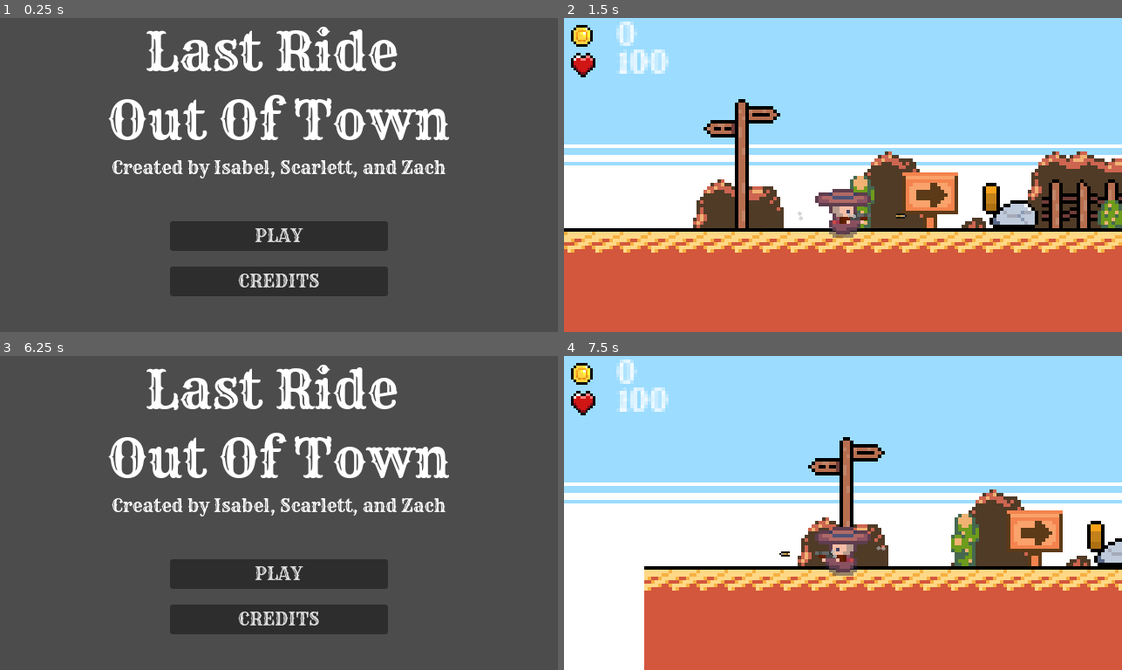
Above: before the commit, frames 1-4 (two rows, left to right).
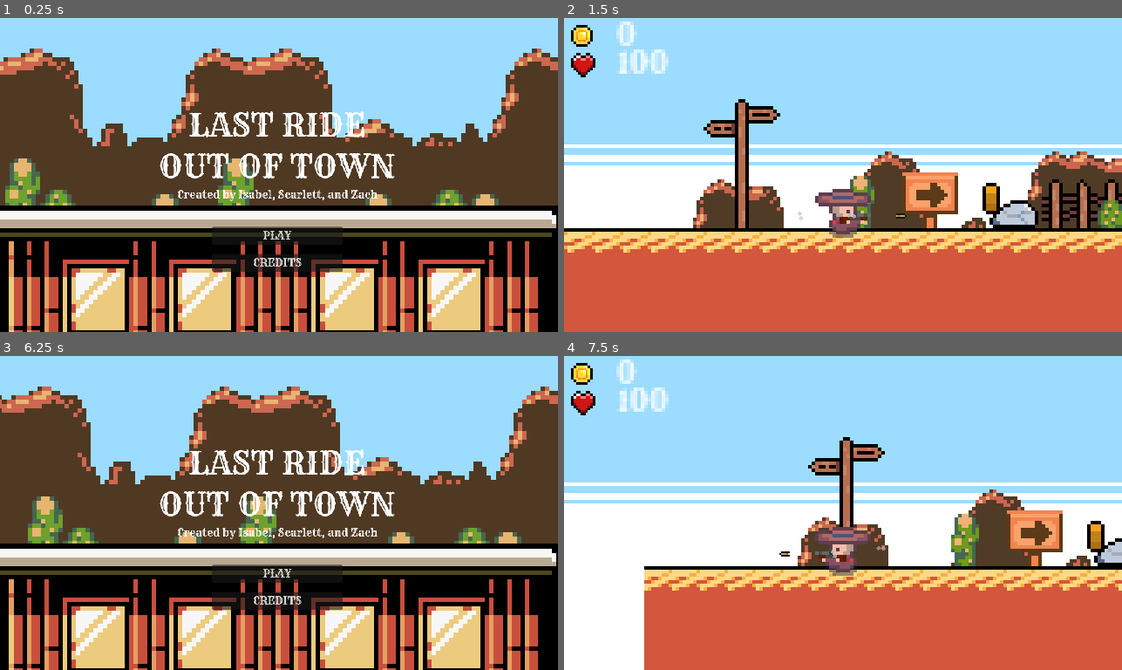
Above: after the commit, the same moments.

Repository: iltusing/hoohacks26
Game: Godot game, scene res://scenes/title.tscn
The game is run twice, just before and just after one commit, with the same random seed, the same clock (stepped at 60 frames per second) and the same inputs. Sound files missing from this copy of the repository are replaced by a short silence.
Inputs:
- Up to frame 1 (0.25 s): no input
- Up to frame 2 (1.5 s): click "PLAY" at 0.5 s; hold D (move_right) from 1.28 s (still down); tap Space (shoot) at 1.35 s
- Up to frame 3 (6.25 s): tap W (jump) at 1.52, 2.27, 3.77, 4.52, 5.27 s; tap Space (shoot) every 0.75 s from 2.1 to 5.85 s; release D (move_right) at 2.78 s; hold A (move_left) 2.78-3.53 s; hold D (move_right) 3.53-5.03 s; hold A (move_left) 5.03-5.78 s; hold D (move_right) from 5.78 s (still down)
- Up to frame 4 (7.5 s): release D (move_right) at 6.5 s; click "PLAY" at 6.5 s; hold A (move_left) from 7.28 s (still down); tap Space (shoot) at 7.35 s

The runs differ from the first frame. In frame 1, 99% of the frame differs, in the area x 0-100%, y 0-100%; in frame 2, nothing differs; in frame 3, 99%; in frame 4, nothing differs.

Commit message:
Improved background

Diff:
--- a/wild-west-game/scenes/title.tscn
+++ b/wild-west-game/scenes/title.tscn
@@ -2,6 +2,10 @@
 
 [ext_resource type="FontFile" uid="uid://b0ttca7j2s5x0" path="res://assets/Fonts/rye.ttf" id="1_4ignj"]
 [ext_resource type="Script" uid="uid://dc2y5ilp8lsto" path="res://scripts/title.gd" id="1_wosw1"]
+[ext_resource type="Texture2D" uid="uid://cgcgq81b53yq1" path="res://assets/Yeehaw/sky_bg_parallax.png" id="3_pyl7j"]
+[ext_resource type="Texture2D" uid="uid://bhfq2w3umaww1" path="res://assets/Yeehaw/yeehaw_parallax_layerC_standard.png" id="4_b3w7a"]
+[ext_resource type="Texture2D" uid="uid://cnwehkkqvu1jr" path="res://assets/Yeehaw/yeehaw_parallax_layerB_standard.png" id="5_4rr2b"]
+[ext_resource type="Texture2D" uid="uid://c6lkh66v4wqie" path="res://assets/Yeehaw/yeehaw_parallax_layerA_standard.png" id="6_yql1r"]
 
 [sub_resource type="StyleBoxEmpty" id="StyleBoxEmpty_4ignj"]
 
@@ -9,9 +13,54 @@
 anchors_preset = 15
 anchor_right = 1.0
 anchor_bottom = 1.0
+offset_left = -13.0
+offset_top = -65.0
+offset_right = -13.0
+offset_bottom = -65.0
 grow_horizontal = 2
 grow_vertical = 2
 script = ExtResource("1_wosw1")
+
+[node name="Parallax" type="Node2D" parent="." unique_id=358293170]
+position = Vector2(53, 13)
+
+[node name="SkyBG" type="Parallax2D" parent="Parallax" unique_id=1254000809]
+scale = Vector2(1.7253752, -1.052491)
+scroll_offset = Vector2(-235.00002, 172)
+
+[node name="Sprite2D" type="Sprite2D" parent="Parallax/SkyBG" unique_id=1908384606]
+position = Vector2(285, 171)
+scale = Vector2(5, 5)
+texture = ExtResource("3_pyl7j")
+
+[node name="Mountains" type="Parallax2D" parent="Parallax" unique_id=1714779978]
+scroll_offset = Vector2(-14, -226)
+repeat_size = Vector2(1088, 0)
+autoscroll = Vector2(-70, 0)
+
+[node name="Sprite2D" type="Sprite2D" parent="Parallax/Mountains" unique_id=1506900615]
+position = Vector2(284, 20.000002)
+scale = Vector2(8.5, 8.5)
+texture = ExtResource("4_b3w7a")
+
+[node name="Cacti" type="Parallax2D" parent="Parallax" unique_id=72978329]
+scroll_offset = Vector2(-1020, -111)
+repeat_size = Vector2(1088, 0)
+autoscroll = Vector2(-200, 0)
+
+[node name="Sprite2D" type="Sprite2D" parent="Parallax/Cacti" unique_id=1956201626]
+position = Vector2(272, 226)
+scale = Vector2(8.5, 8.5)
+texture = ExtResource("5_4rr2b")
+
+[node name="Train" type="Parallax2D" parent="Parallax" unique_id=501979523]
+scroll_offset = Vector2(-241, 118)
+repeat_size = Vector2(1088, 0)
+
+[node name="Sprite2D" type="Sprite2D" parent="Parallax/Train" unique_id=958451567]
+position = Vector2(505, 266)
+scale = Vector2(8.5, 8.5)
+texture = ExtResource("6_yql1r")
 
 [node name="MAIN" type="VBoxContainer" parent="." unique_id=1333544472]
 unique_name_in_owner = true
@@ -25,8 +74,8 @@
 layout_mode = 2
 theme_override_fonts/font = ExtResource("1_4ignj")
 theme_override_font_sizes/font_size = 60
-text = "Last Ride
-Out Of Town"
+text = "LAST RIDE
+OUT OF TOWN"
 horizontal_alignment = 1
 
 [node name="author_container" type="CenterContainer" parent="MAIN" unique_id=969530833]
@@ -107,11 +156,9 @@
 theme_override_font_sizes/font_size = 20
 text = "BACK"
 
-[node name="Parallax" type="Node2D" parent="." unique_id=358293170]
-
-[node name="Parallax2D" type="Parallax2D" parent="Parallax" unique_id=1254000809]
-
-[node name="Sprite2D" type="Sprite2D" parent="Parallax/Parallax2D" unique_id=1908384606]
+[node name="Camera2D" type="Camera2D" parent="." unique_id=968451833]
+position = Vector2(323, 134)
+zoom = Vector2(0.6, 0.6)
 
 [connection signal="pressed" from="MAIN/Play" to="." method="_on_play_pressed"]
 [connection signal="pressed" from="MAIN/Credits" to="." method="_on_credits_pressed"]
Binary file changed: wild-west-game/assets/Yeehaw/sky_bg_parallax.aseprite
Binary file added: wild-west-game/assets/Yeehaw/sky_bg_parallax.png
Not shown, added: wild-west-game/assets/Yeehaw/sky_bg_parallax.png.import
Binary file changed: wild-west-game/assets/Yeehaw/yeehaw_parallax_layerC_standard.png
